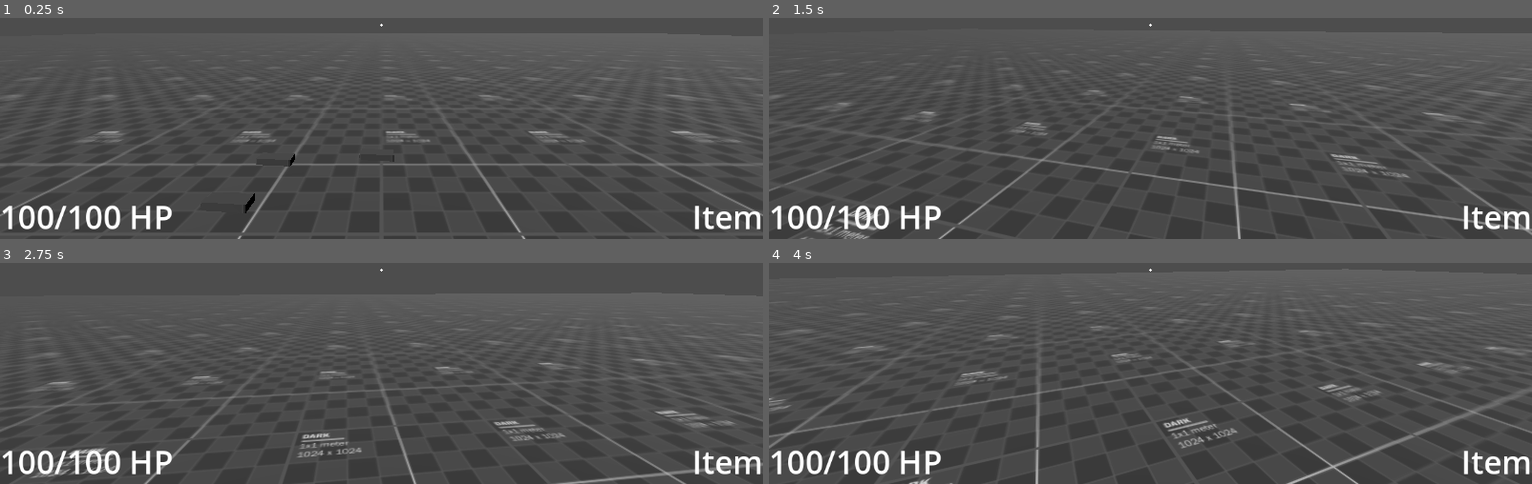
Above: before the commit, frames 1-4 (two rows, left to right).
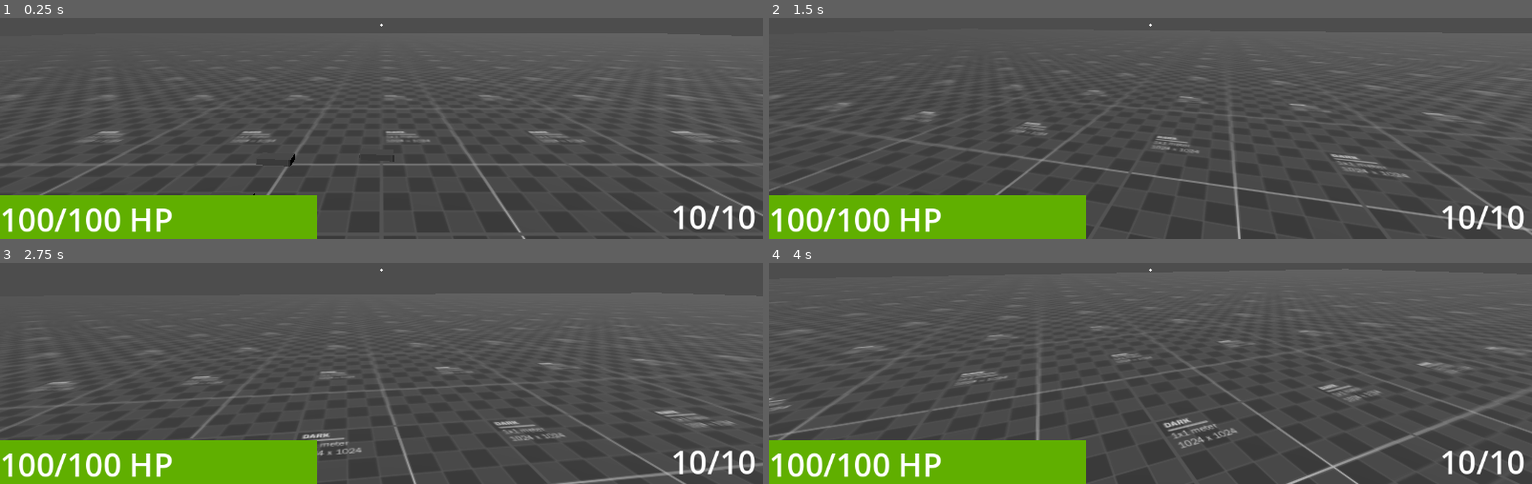
Above: after the commit, the same moments.

Repository: dairycultist/Deadman-Survival
Game: Godot game, scene res://world/world.tscn
Two runs of this game, one before a commit and one after it. Both use one fixed random seed, a clock stepped at 60 frames per second and the inputs below.
Inputs (mouse positions are in pixels of both pictures, inside the frame that each line leads up to):
- Up to frame 1 (0.25 s): no input
- Up to frame 2 (1.5 s): tap Enter at 0.5 s; move the mouse to (1188, 22) at 0.52 s; press the mouse at (1188, 22) at 0.53 s; hold W (walk_up) from 0.53 s (still down); move the mouse to (1112, 26) at 1.27 s; release the mouse at (1112, 26) at 1.28 s; right-click (1112, 26) at 1.35 s
- Up to frame 3 (2.75 s): keep holding W (walk_up); click (343, 271) at 1.55 s; move the mouse to (outside the picture) at 2.02 s; press the mouse at (outside the picture) at 2.03 s
- Up to frame 4 (4 s): keep holding W (walk_up); move the mouse to (1142, 276) at 2.77 s; release the mouse at (1142, 276) at 2.78 s; tap E (interact) at 2.85 s; click (1142, 276) at 3.05 s; move the mouse to (1203, 276) at 3.52 s; press the mouse at (1203, 276) at 3.53 s

The runs differ from the first frame. In frame 1, 8.5% of the frame differs, in the area x 0-100%, y 80-100%; in frame 2, 8.5%; in frame 3, 8.5%; in frame 4, 8.6%.

Commit message:
Stylize UI

Diff:
--- a/player/player.tscn
+++ b/player/player.tscn
@@ -13,6 +13,12 @@
 
 [sub_resource type="Theme" id="Theme_qjkh3"]
 default_font_size = 48
+
+[sub_resource type="StyleBoxFlat" id="StyleBoxFlat_qjkh3"]
+bg_color = Color(0.92099476, 0.9209946, 0.9209946, 0.21176471)
+
+[sub_resource type="StyleBoxFlat" id="StyleBoxFlat_g6k8r"]
+bg_color = Color(0.37752393, 0.6876234, 0, 1)
 
 [node name="Player" type="CharacterBody3D"]
 script = ExtResource("1_4flbx")
@@ -110,12 +116,27 @@
 anchors_preset = 2
 anchor_top = 1.0
 anchor_bottom = 1.0
+offset_left = 10.0
 offset_top = -67.0
-offset_right = 154.0
+offset_right = 488.0
+offset_bottom = 4.0
 grow_vertical = 0
 theme = SubResource("Theme_qjkh3")
-text = "Health"
+text = "50"
 vertical_alignment = 2
+
+[node name="Bar" type="ProgressBar" parent="HealthLabel"]
+z_index = -1
+layout_mode = 1
+anchors_preset = 15
+anchor_right = 1.0
+anchor_bottom = 1.0
+grow_horizontal = 2
+grow_vertical = 2
+theme_override_styles/background = SubResource("StyleBoxFlat_qjkh3")
+theme_override_styles/fill = SubResource("StyleBoxFlat_g6k8r")
+value = 100.0
+show_percentage = false
 
 [node name="ItemLabel" type="Label" parent="."]
 anchors_preset = 3
@@ -123,11 +144,12 @@
 anchor_top = 1.0
 anchor_right = 1.0
 anchor_bottom = 1.0
-offset_left = -154.0
+offset_left = -164.0
 offset_top = -67.0
+offset_right = -10.001099
 grow_horizontal = 0
 grow_vertical = 0
 theme = SubResource("Theme_qjkh3")
-text = "Item"
+text = "10/10"
 horizontal_alignment = 2
 vertical_alignment = 2
--- a/player/player_controller.gd
+++ b/player/player_controller.gd
@@ -29,9 +29,10 @@
 func change_health(amt: int) -> int:
 
 	amt = super.change_health(amt)
-	$HealthLabel.text = str(_health) + "/100 HP"
 
 	if amt != 0:
+		$HealthLabel.text = str(_health) + "/100 HP"
+		$HealthLabel/Bar.value = _health
 		hp_animation_fac = 1.0
 		hp_animation_is_heal = amt > 0
 
@@ -40,7 +41,7 @@
 func _ready() -> void:
 	Input.set_mouse_mode(Input.MOUSE_MODE_CAPTURED)
 	get_backpack().visible = false
-	change_health(0) # initializes health label
+	$HealthLabel.text = str(_health) + "/100 HP"
 
 func _process(delta: float) -> void:
 
Not shown: 1 places in player/player.tscn that only renumber resources
